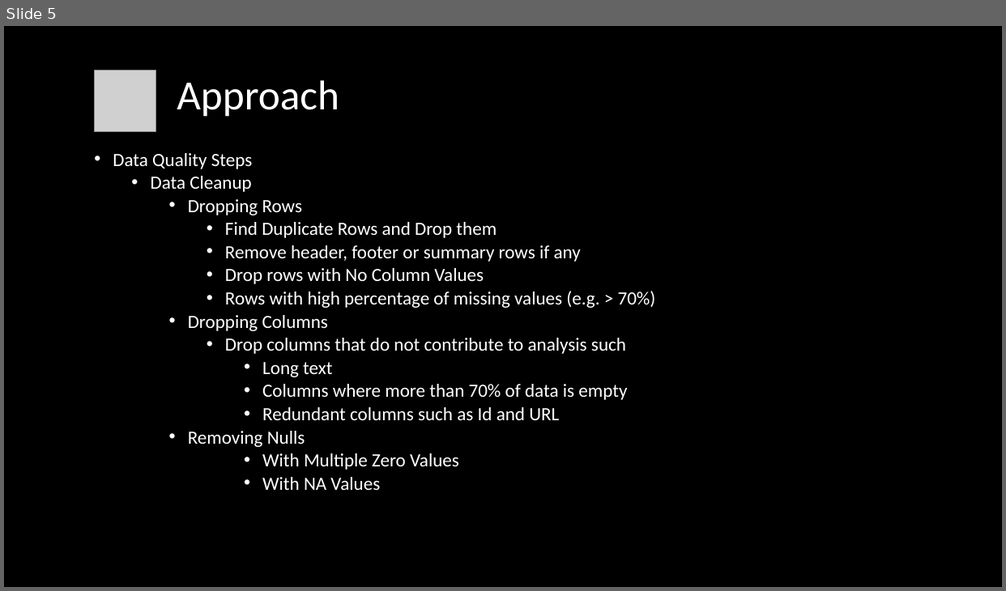
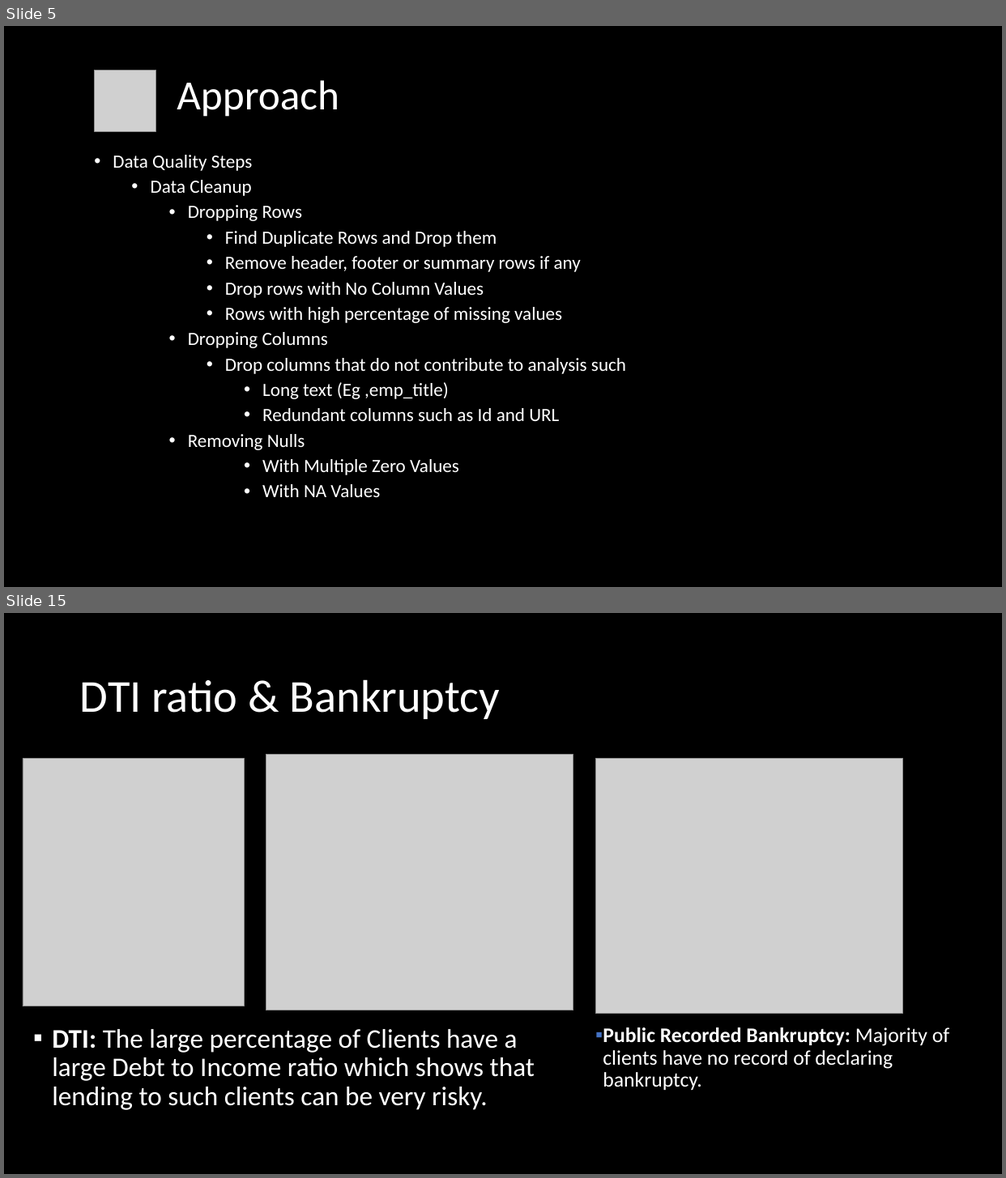
Before and after one commit to bineeshpc/case_study_01, a slide deck: UpGrad Case Study LendingClub.pptx. Shown one above the other, each under a label of ours: slide 5 before the commit, slides 5 and 15 after it; the slides between them are not shown. The pictures are 1006x591 and 1006x1178 pixels, drawn with LibreOffice and Linux fonts; fonts in the diff are those of the drawing; grey boxes stand for pictures. Boxes give left, top, right and bottom in pixels: in the first picture for what was removed or moved away, otherwise in the second. Text is boxed around its words. In the diff, an @@ line names an element or a change of style, - is before the commit and + after.

```diff
--- a/UpGrad Case Study LendingClub.pptx
+++ b/UpGrad Case Study LendingClub.pptx
@@ slide 15 added at [4, 613, 1002, 1174], background #000000 @@
@@ title added at [80, 679, 500, 719], 44 pt, text #FFFFFF @@
+DTI ratio & Bankruptcy
@@ picture added at [23, 758, 245, 1007] @@
@@ picture added at [266, 755, 573, 1011] @@
@@ picture added at [595, 758, 903, 1013] @@
@@ text added at [52, 1029, 535, 1110], 25.9 pt, text #FFFFFF @@
+▪ DTI: The large percentage of Clients have a large Debt to Income ratio which shows that lending to such clients can be very risky.
@@ text added at [603, 1028, 949, 1090], 20 pt, text #FFFFFF @@
+▪ Public Recorded Bankruptcy: Majority of clients have no record of declaring bankruptcy.
@@ slide 5 changed as well @@
@@ text at [113, 155, 626, 497]: line spacing 0.8 to 0.9 @@
@@ text at [225, 307, 562, 323]: text changed @@
-      • Rows with high percentage of missing values (e.g. > 70%)
+      • Rows with high percentage of missing values
@@ text at [262, 382, 449, 399]: text changed @@
-        • Long text
-        • Columns where more than 70% of data is empty
+        • Long text (Eg ,emp_title)
```
Also in this commit, not shown: 3 other slides changed, 11 other slides added, 1 slide removed.
